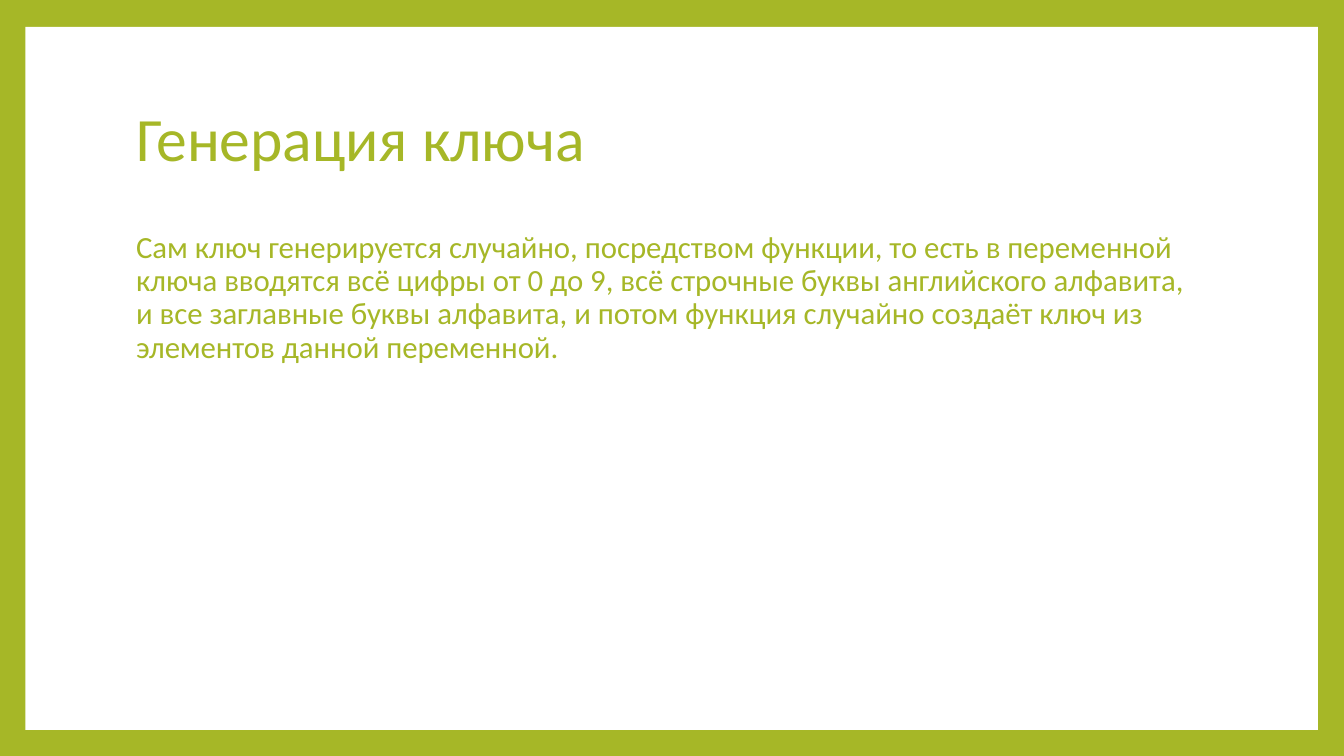
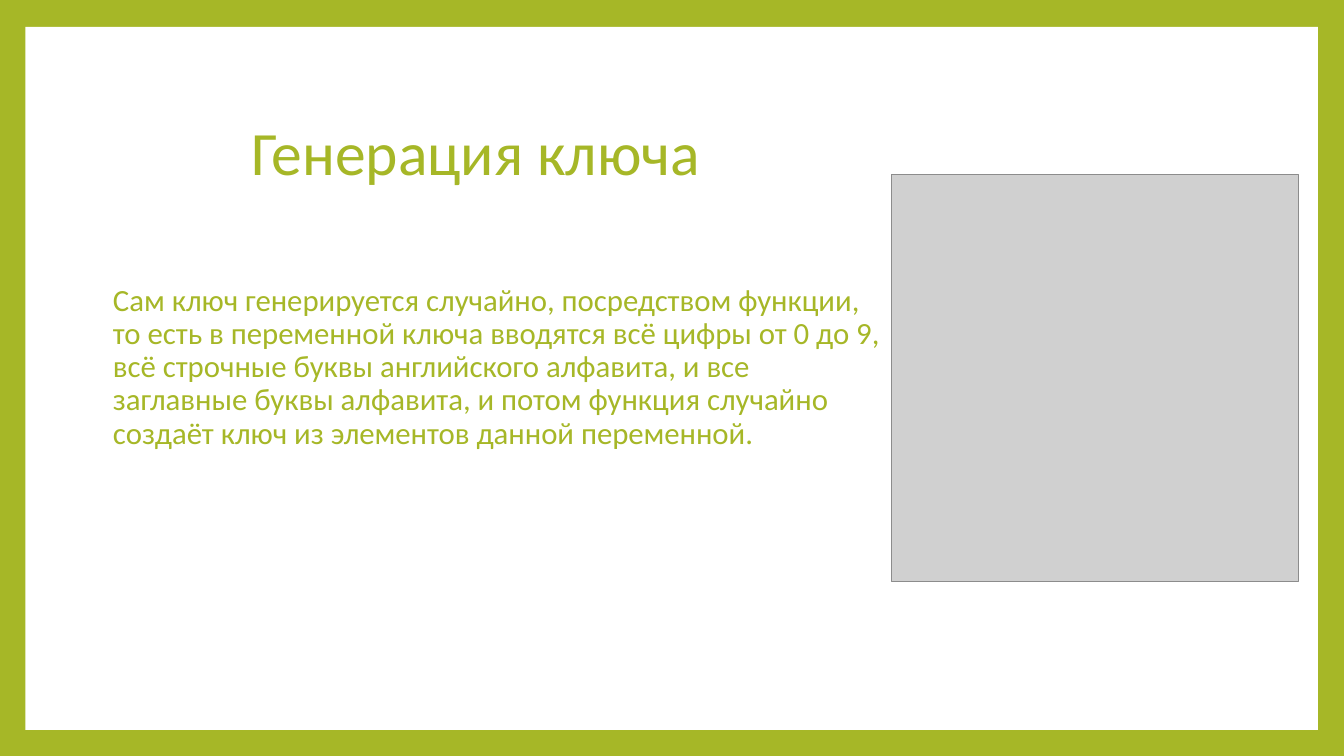
Before and after one commit to wh1tedead1/telegram-project, a slide deck: slide 5 of Фриланс биржа.pptx (slide 4 before the commit). Drawn at 1344x756 pixels with LibreOffice and Linux fonts; fonts in the diff are those of the drawing; grey boxes stand for pictures. Boxes give left, top, right and bottom in pixels: in the first picture for what was removed or moved away, otherwise in the second. Text is boxed around its words. In the diff, an @@ line names an element or a change of style, - is before the commit and + after.

```diff
--- a/Фриланс биржа.pptx
+++ b/Фриланс биржа.pptx
@@ title "Генерация ключа": place and size @@
-title "Генерация ключа" at [136, 121, 585, 171]
+title "Генерация ключа" at [251, 135, 700, 185]
@@ title "Генерация ключа" at [251, 135, 700, 185]: alignment left to centre @@
@@ picture added at [891, 174, 1299, 582] @@
@@ text "Сам ключ генерируется случайно, посредством ..." rewrapped from [136, 237, 1184, 363] to [113, 290, 879, 449] @@
```
Also in this commit, not shown: 3 other slides changed, 1 slide added.
